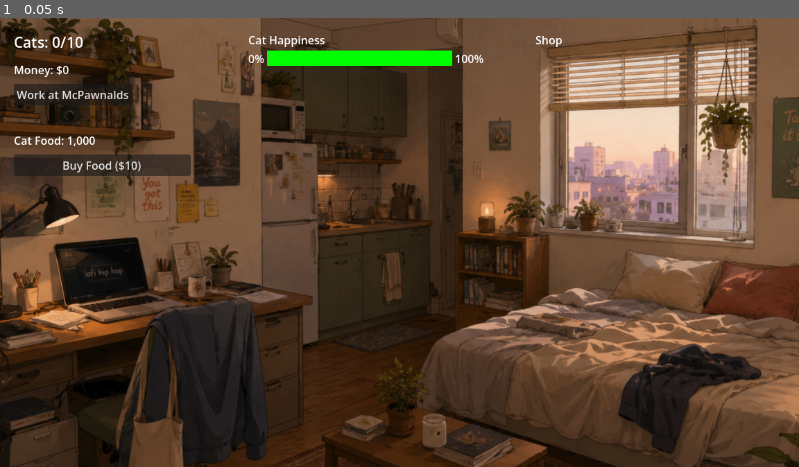
Above: before the commit, frame 1.
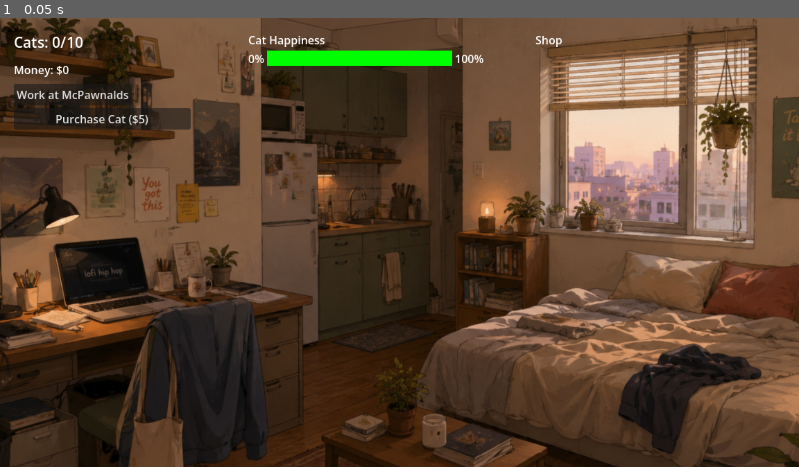
Above: after the commit, the same moment.

Repository: jaggasaurus-rex/cat-idler
Game: Godot game, scene res://scenes/Main.tscn
Two runs of this game, one before a commit and one after it. Both use one fixed random seed, a clock stepped at 60 frames per second and the inputs below.
Inputs:
- Up to frame 1 (0.05 s): no input

The runs differ from the first frame. In frame 1, 1.6% of the frame differs, in the area x 1-24%, y 20-36%.

Commit message:
Show Purchase Cat always; hide cat food until first purchase
- PurchaseCatButton now visible from game start; removed shop_unlocked
  visibility gate from _process()
- CatFoodLabel and BuyCatFoodButton start hidden; one-way latch in
  _process() reveals both together once cats_ever_purchased >= 1

Co-Authored-By: Claude Sonnet 4.6 <noreply@anthropic.com>

Diff:
--- a/scenes/Main.gd
+++ b/scenes/Main.gd
@@ -89,9 +89,6 @@
 	purchase_cat_button.text = "Purchase Cat ($" + Util.format_number(GameState.next_cat_cost) + ")"
 	only_paws_income_label.text = "OnlyPaws: $%.2f/sec" % GameState.paws_income_rate
 
-	if GameState.shop_unlocked and not purchase_cat_button.visible:
-		purchase_cat_button.visible = true
-
 	if GameState.cats >= 1 and not GameState.first_cat_popup_shown:
 		GameState.first_cat_popup_shown = true
 		first_cat_popup.visible = true
@@ -117,6 +114,10 @@
 		bot_unlock_popup.visible = true
 		get_tree().paused = true
 
+	# One-way latch — cat food controls appear after the first cat purchase
+	if GameState.cats_ever_purchased >= 1 and not cat_food_label.visible:
+		cat_food_label.visible = true
+		buy_cat_food_button.visible = true
 	cat_food_label.text = "Cat Food: " + Util.format_number(GameState.cat_food)
 	# GameState buy methods guard against insufficient funds; buttons stay enabled
 	if GameState.auto_feeder_purchased and not _cat_food_button_auto_set:
--- a/scenes/Main.tscn
+++ b/scenes/Main.tscn
@@ -49,7 +49,6 @@
 text = "Cats: 0"
 
 [node name="PurchaseCatButton" type="Button" parent="." unique_id=375900732]
-visible = false
 layout_mode = 0
 offset_left = 20.0
 offset_top = 130.0
@@ -58,6 +57,7 @@
 text = "Purchase Cat ($5)"
 
 [node name="CatFoodLabel" type="Label" parent="." unique_id=400000001]
+visible = false
 layout_mode = 0
 offset_left = 20.0
 offset_top = 165.0
@@ -66,6 +66,7 @@
 text = "Cat Food: 1000"
 
 [node name="BuyCatFoodButton" type="Button" parent="." unique_id=400000007]
+visible = false
 layout_mode = 0
 offset_left = 20.0
 offset_top = 197.0
Not shown, changed: CONTEXT.md
